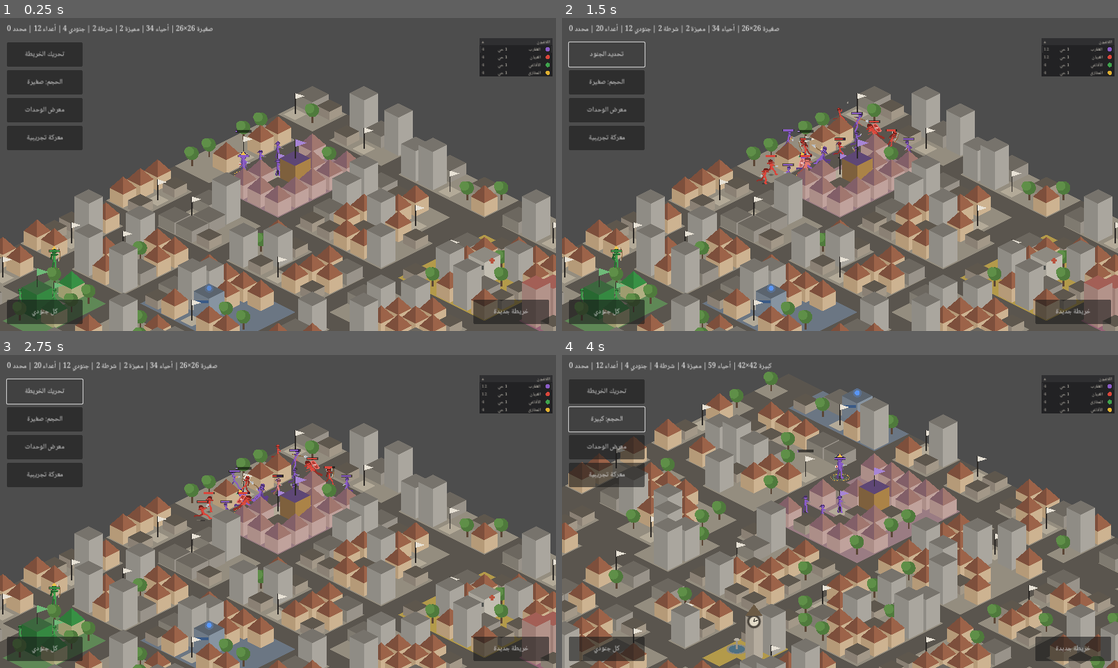
Above: before the commit, frames 1-4 (two rows, left to right).
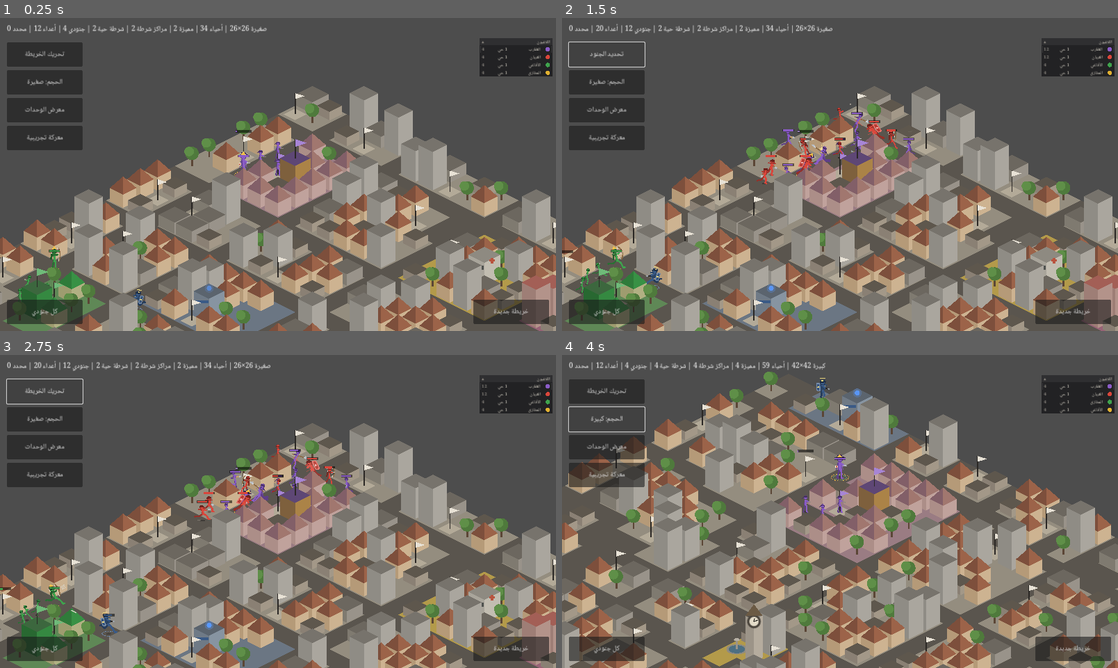
Above: after the commit, the same moments.

Repository: mohammed-5498/New-game-for-hymadi-
Game: Godot game, scene res://main.tscn
The game is run twice, just before and just after one commit, with the same random seed, the same clock (stepped at 60 frames per second) and the same inputs.
Inputs:
- Up to frame 1 (0.25 s): no input
- Up to frame 2 (1.5 s): click "معركة تجريبية" at 0.5 s; click "تحريك الخريطة" at 1.25 s
- Up to frame 3 (2.75 s): click "تحديد الجنود" at 2 s
- Up to frame 4 (4 s): click "الحجم: صغيرة" at 2.75 s; click "الحجم: متوسطة" at 3.5 s

The runs differ from the first frame. In frame 1, 0.4% of the frame differs, in the area x 3-51%, y 1-94%; in frame 2, 0.9%; in frame 3, 0.9%, in the area x 0-64%, y 1-91%; in frame 4, 0.4%.

Commit message:
المرحلة 7 (Godot): سلوك مراكز الشرطة كاملاً (3.8)
`scripts/police.gd` جديد:
- **الإنتاج:** شرطي كل 10 ثوانٍ بحد أقصى 6 لكل مركز، ويستأنف كلما نقص العدد،
  وضابط واحد يظهر مع بداية المباراة ولا يعود إلا بعد موته بـ 40 ثانية.
- **طرف محايد معادٍ للجميع:** رقم لاعبها −1 وفريقها −1، فتهاجم أي وحدة من أي لاعب،
  ولا يؤذي شرطي شرطياً، **ولا تستولي على أي حي ولا تجمّد تقدم الاستيلاء**.
- **بعد أول استيلاء:** تختفي شرطة المركز خلال 5 ثوانٍ، ولا يعود للإنتاج أبداً حتى لو
  عاد الحي محايداً. ومكافأة الدرع +10% لكل مركز بسقف +20%.

**تغييران في محرك القتال لخدمة القاعدتين الخاصتين بالشرطة:**
- **مرساة حد المطاردة:** الشرطة تقيس الـ 6 مربعات من **مركزها** لا من مكان الرصد،
  عبر حقل `anchor` ودالة `is_guard`. وحدات اللاعبين تقيس من مكانها كما في 5.2.
- **الرد على المعترض أثناء الرجوع:** الوحدة الحارسة الراجعة تضرب من يعترضها داخل مدى
  ضربتها مباشرة، ولا يُطبَّق عليها حد المطاردة في هذه الحالة وحدها.

أثناء العمل كشفت الفحوص ثلاثة أخطاء حقيقية أصلحتها:
1. حد المطاردة كان يُلغي رد الشرطي على معترضه لأنه يُفحص قبل حساب مدى الضربة.
2. تطبيق قاعدة "اضرب من يعترضك" على كل الوحدات كسر حد المطاردة العادي (5.2).
3. توحيد حساب نقطة بدء المطاردة كسر أمر الهجوم المتحرك لأنه صار يقرأ قيمة قديمة.

`tests/test_police.gd`: 8 مجموعات فحص تشمل العداء للجميع، والإنتاج وحدوده والاستئناف،
والضابط وعودته، ومنع الاستيلاء، وحد المطاردة من المركز، والرد على المعترض،
وتوقف الإنتاج للأبد بعد الاستيلاء، وسقف مكافأة الدرع. مربوطة بالـ workflow.

Co-Authored-By: Claude Opus 5 <noreply@anthropic.com>
Claude-Session: https://claude.ai/code/session_01Vf2K8n39mAz1nfMpU34ux9

Diff:
--- a/godot/scripts/combat.gd
+++ b/godot/scripts/combat.gd
@@ -47,6 +47,8 @@
 		"buff_dmg": 0.0, "buff_rate": 0.0, "buff_t": 0.0,
 		"invuln_t": 0.0, "slow": 0.0, "slow_t": 0.0,
 		"aura_dmg": 0.0, "volley": 0, "volley_t": 0.0, "volley_tgt": -1,
+		# الشرطة (3.8): مرساة حد المطاردة، والمركز التابع له، وحالة الرجوع
+		"anchor": Vector2.INF, "station": -1, "returning": false,
 	}
 	next_id += 1
 	units.append(u)
@@ -138,8 +140,18 @@
 		var found = _nearest_enemy(u, float(GC.stat(u["key"], "detect")))
 		if found != null:
 			u["target"] = int(found["id"])
-			u["chase_from"] = u["pos"]
+			u["chase_from"] = _fresh_origin(u)
+			u["returning"] = false
 			tgt = found
+
+	# أثناء رجوع الشرطة إلى مركزها لا تهاجم إلا من يعترضها مباشرة (3.8).
+	# هذه قاعدة خاصة بالشرطة وحدها: وحدات اللاعبين ترجع لمكانها بلا قتال (5.2).
+	if tgt == null and bool(u["returning"]) and is_guard(u):
+		var blocker = _nearest_enemy(u, float(GC.stat(u["key"], "range")))
+		if blocker != null:
+			u["target"] = int(blocker["id"])
+			u["chase_from"] = _fresh_origin(u)
+			tgt = blocker
 
 	# ثبات الهدف (5.2): لا تبدّل الهدف إلا إذا هاجمك عدو أقرب من هدفك الحالي
 	if tgt != null and int(u["cmd_target"]) < 0:
@@ -248,19 +260,22 @@
 	var key := String(u["key"])
 	var d := _dist(u, tgt)
 
-	# حد المطاردة (5.2) — لا يُطبَّق على أمر هجوم صريح من اللاعب
-	if int(u["cmd_target"]) < 0:
-		var detect: float = GC.stat(key, "detect")
-		if d > detect * GC.CHASE_DETECT_FACTOR or u["pos"].distance_to(u["chase_from"]) > GC.CHASE_MAX_TILES:
-			u["target"] = -1
-			u["state"] = "moving"
-			u["swing"] = 0.0
-			_path_to(u, u["chase_from"])
-			return
-
 	# الرامي يقاتل بالأيدي عند الاقتراب (5.3)
 	var melee_now: bool = bool(GC.stat(key, "ranged")) and d <= GC.MELEE_SWITCH_RANGE
 	var reach: float = GC.MELEE_SWITCH_RANGE if melee_now else float(GC.stat(key, "range"))
+
+	# حد المطاردة (5.2) — لا يُطبَّق على أمر هجوم صريح من اللاعب،
+	# ولا على وحدة راجعة يعترضها عدو داخل مدى ضربتها مباشرة (3.8)
+	var blocked_on_way: bool = bool(u["returning"]) and is_guard(u) and d <= reach
+	if int(u["cmd_target"]) < 0 and not blocked_on_way:
+		var detect: float = GC.stat(key, "detect")
+		if d > detect * GC.CHASE_DETECT_FACTOR or Vector2(u["pos"]).distance_to(Vector2(u["chase_from"])) > GC.CHASE_MAX_TILES:
+			u["target"] = -1
+			u["state"] = "moving"
+			u["returning"] = true
+			u["swing"] = 0.0
+			_path_to(u, Vector2(u["chase_from"]))
+			return
 	var rate: float = float(GC.stat(key, "melee_rate")) if melee_now else float(GC.stat(key, "rate"))
 	if rate <= 0.0:
 		rate = 1.0
@@ -442,6 +457,16 @@
 			left = 0.0
 	if path.is_empty() and (u["state"] == "moving" or u["state"] == "attackMove"):
 		u["state"] = "idle"
+		u["returning"] = false
+
+# وحدة حارسة لها مرساة ثابتة (الشرطة)، بخلاف وحدات اللاعبين
+func is_guard(u: Dictionary) -> bool:
+	return Vector2(u["anchor"]).x != INF
+
+# نقطة بدء المطاردة عند رصد هدف جديد:
+# الشرطة تقيس دائماً من مركزها، وبقية الوحدات من مكانها لحظة الرصد (5.2 و 3.8)
+func _fresh_origin(u: Dictionary) -> Vector2:
+	return Vector2(u["anchor"]) if is_guard(u) else Vector2(u["pos"])
 
 func _face(u: Dictionary, to: Vector2) -> void:
 	# الاتجاه على الشاشة: محور x المائل هو (i - j)
@@ -462,6 +487,7 @@
 		u["cmd_target"] = -1
 		u["swing"] = 0.0
 		u["state"] = "attackMove" if attack_move else "moving"
+		u["returning"] = false
 		u["chase_from"] = goal
 		_path_to(u, goal)
 
--- a/godot/scripts/districts.gd
+++ b/godot/scripts/districts.gd
@@ -69,8 +69,8 @@
 	# قوة كل لاعب داخل كل منطقة استيلاء
 	var power := {}    # dist_id -> {player -> power}
 	for u in units:
-		if u["state"] == "dead":
-			continue
+		if u["state"] == "dead" or int(u["player"]) < 0:
+			continue      # الشرطة لا تستولي على أي حي ولا تجمّد التقدم (3.8)
 		var p: Vector2 = u["pos"]
 		for c in caps:
 			if p.distance_to(Vector2(c["pos"])) > GC.CAPTURE_RADIUS:
--- a/godot/scripts/game.gd
+++ b/godot/scripts/game.gd
@@ -18,6 +18,7 @@
 var combat: Combat
 var districts_state := Districts.new()
 var spawner := Spawner.new()
+var police := Police.new()
 var gang_of := {}          # رقم اللاعب -> عصابته
 var team_of := {}          # رقم اللاعب -> فريقه (بلا تحالفات بعد: الفريق = اللاعب)
 var alerts: Array = []     # تنبيهات الحافة (12.3)
@@ -71,6 +72,7 @@
 func _process(delta: float) -> void:
 	combat.step(delta)
 	districts_state.step(delta, combat.units)
+	police.step(delta, districts)
 	_handle_district_events()
 	if match_over < 0:
 		for spawn in spawner.step(delta, player_count, districts_state, combat.units):
@@ -234,6 +236,8 @@
 	for p in homes.size():
 		districts_state.claim_home(int(homes[p]["id"]), p)
 	spawner.setup(player_count, gang_of, GC.UNIT_LIMIT_DEFAULT)
+	police.setup(districts, combat, self)
+	police.spawn_initial()
 	_refresh_clock_bonus()
 
 	# البداية: 3 أفراد عاديين + البطل عند ساحة علم الحي المنزلي (7)
@@ -401,8 +405,13 @@
 		var mcol: Color = Color(0.95, 0.5, 0.35, 1.0 - g) if marker.get("attack", false) else Color(0.95, 0.93, 0.89, 1.0 - g)
 		draw_arc(tile_to_world(marker["pos"]), 6.0 + g * 14.0, 0, TAU, 24, mcol, 1.2, true)
 
+func _owner_color(player: int) -> Color:
+	if player < 0:
+		return GC.POLICE_COLOR
+	return GC.PLAYER_COLORS[player % GC.PLAYER_COLORS.size()]
+
 func _draw_unit(u: Dictionary) -> void:
-	var col: Color = GC.PLAYER_COLORS[int(u["player"]) % GC.PLAYER_COLORS.size()]
+	var col: Color = _owner_color(int(u["player"]))
 	if float(u["flash"]) > 0.0:
 		# وميض أبيض خفيف عند الإصابة (5.2)
 		col = col.lerp(Color(1, 1, 1), 0.55 * float(u["flash"]) / GC.HIT_FLASH)
@@ -436,8 +445,7 @@
 	var x := p.x - w * 0.5
 	var y := p.y + GC.HP_BAR_Y
 	draw_rect(Rect2(x - 0.5, y - 0.5, w + 1.0, GC.HP_BAR_H + 1.0), Color(0, 0, 0, 0.55))
-	draw_rect(Rect2(x, y, w * frac, GC.HP_BAR_H),
-		GC.PLAYER_COLORS[int(u["player"]) % GC.PLAYER_COLORS.size()])
+	draw_rect(Rect2(x, y, w * frac, GC.HP_BAR_H), _owner_color(int(u["player"])))
 	_draw_charge(u, x, y, w)
 
 # شريط الشحن الذهبي تحت شريط الدم، ونجمة فوق الرأس عند الجاهزية (6.7)
@@ -803,20 +811,20 @@
 			sel += 1
 		if int(u["player"]) == me:
 			mine += 1
-		else:
+		elif int(u["player"]) >= 0:
 			foes += 1
 	var specials := 0
-	var police := 0
+	var police_places := 0
 	var homes := 0
 	var capturable := 0
 	for d in districts:
 		match String(d["type"]):
 			"special": specials += 1
-			"police": police += 1
+			"police": police_places += 1
 			"home": homes += 1
 		if Vector2i(d["cap"]).x >= 0:
 			capturable += 1
 	var label: String = String(GC.MAP_SIZES[size_key]["label"])
 	size_btn.text = "الحجم: %s" % label
-	info.text = "%s %d×%d | أحياء %d | مميزة %d | شرطة %d | جنودي %d | أعداء %d | محدد %d" % [
-		label, n, n, capturable, specials, police, mine, foes, sel]
+	info.text = "%s %d×%d | أحياء %d | مميزة %d | مراكز شرطة %d | شرطة حية %d | جنودي %d | أعداء %d | محدد %d" % [
+		label, n, n, capturable, specials, police_places, police.alive_count(), mine, foes, sel]
--- /dev/null
+++ b/godot/scripts/police.gd
@@ -0,0 +1,106 @@
+class_name Police
+extends RefCounted
+# سلوك مراكز الشرطة — القسم 3.8 من docs/GAME_SPEC.md
+# الشرطة طرف محايد معادٍ للجميع: رقم لاعبها -1 وفريقها -1، ولا تستولي على أي حي.
+
+const PLAYER := -1     # لا تنتمي لأي لاعب
+const TEAM := -1
+
+var stations: Array = []   # {district, pos, spawn_t, captain_t, captured, clear_t}
+var combat: Combat = null
+var map = null             # game.gd لسؤاله عن المربعات القابلة للمشي
+
+func setup(districts: Array, c: Combat, map_node) -> void:
+	combat = c
+	map = map_node
+	stations = []
+	for d in districts:
+		if String(d["type"]) != "police":
+			continue
+		var tile: Vector2i = d["center"] if Vector2i(d["center"]).x >= 0 else d["cap"]
+		if tile.x < 0:
+			continue
+		stations.append({
+			"district": int(d["id"]), "pos": Vector2(tile),
+			"spawn_t": GC.POLICE_SPAWN_EVERY, "captain_t": 0.0,
+			"captured": false, "clear_t": -1.0,
+		})
+
+# الضابط يظهر مع بداية المباراة (3.8)
+func spawn_initial() -> void:
+	for st in stations:
+		_spawn(st, "police_captain")
+
+func _free_spot(st: Dictionary) -> Vector2:
+	var base := Vector2i(st["pos"])
+	if map != null:
+		var spots: Array = map._free_near(base, 3)
+		if not spots.is_empty():
+			var s: Vector2i = spots[randi() % spots.size()]
+			return Vector2(s)
+	return Vector2(base)
+
+func _spawn(st: Dictionary, key: String) -> Dictionary:
+	var u := combat.spawn(key, PLAYER, TEAM, _free_spot(st))
+	u["station"] = int(st["district"])
+	u["anchor"] = Vector2(st["pos"])    # حد المطاردة يُقاس من المركز لا من مكان الرصد
+	return u
+
+func count_of(st: Dictionary, key: String) -> int:
+	var c := 0
+	for u in combat.units:
+		if u["state"] == "dead" or int(u.get("station", -1)) != int(st["district"]):
+			continue
+		if String(u["key"]) == key:
+			c += 1
+	return c
+
+func step(delta: float, districts: Array) -> void:
+	for st in stations:
+		var d: Dictionary = districts[int(st["district"])]
+		# أول استيلاء يوقف الإنتاج إلى الأبد (3.8)
+		if int(d.get("owner", -1)) >= 0 and not bool(st["captured"]):
+			st["captured"] = true
+			st["clear_t"] = GC.POLICE_CLEAR_AFTER_CAPTURE
+
+		if float(st["clear_t"]) >= 0.0:
+			st["clear_t"] = float(st["clear_t"]) - delta
+			if float(st["clear_t"]) <= 0.0:
+				st["clear_t"] = -1.0
+				_clear(st)      # تختفي الشرطة الأحياء التابعة له خلال 5 ثوانٍ
+			continue
+
+		if bool(st["captured"]):
+			continue
+
+		# شرطي كل 10 ثوانٍ بحد أقصى 6، ويستأنف كلما نقص العدد
+		if count_of(st, "police_common") < GC.POLICE_MAX_ALIVE:
+			st["spawn_t"] = float(st["spawn_t"]) - delta
+			if float(st["spawn_t"]) <= 0.0:
+				st["spawn_t"] = GC.POLICE_SPAWN_EVERY
+				_spawn(st, "police_common")
+		else:
+			st["spawn_t"] = GC.POLICE_SPAWN_EVERY
+
+		# ضابط واحد، ولا يتكرر إلا بعد موته بـ 40 ثانية
+		if count_of(st, "police_captain") == 0:
+			st["captain_t"] = float(st["captain_t"]) - delta
+			if float(st["captain_t"]) <= 0.0:
+				st["captain_t"] = GC.POLICE_CAPTAIN_RESPAWN
+				_spawn(st, "police_captain")
+		else:
+			st["captain_t"] = GC.POLICE_CAPTAIN_RESPAWN
+
+func _clear(st: Dictionary) -> void:
+	for u in combat.units:
+		if u["state"] == "dead" or int(u.get("station", -1)) != int(st["district"]):
+			continue
+		u["hp"] = 0.0
+		combat._kill(u)
+
+func alive_count() -> int:
+	var c := 0
+	for u in combat.units:
+		if u["state"] != "dead" and int(u["player"]) == PLAYER:
+			c += 1
+	return c
--- /dev/null
+++ b/godot/tests/test_police.gd
@@ -0,0 +1,213 @@
+extends SceneTree
+# فحص سلوك مراكز الشرطة — القسم 3.8
+#   godot --headless --path godot --script tests/test_police.gd
+
+var failures := 0
+
+class FlatMap:
+	extends RefCounted
+	func find_path(_from: Vector2, to: Vector2) -> Array:
+		return [to]
+	func _free_near(start: Vector2i, _n: int) -> Array:
+		return [start]
+
+func check(cond: bool, msg: String) -> void:
+	if not cond:
+		printerr("فشل: " + msg)
+		failures += 1
+
+func make_districts(count: int) -> Array:
+	var out := []
+	for i in count:
+		out.append({
+			"id": i, "tiles": [], "size": 9, "cx": float(i) * 30.0, "cy": 0.0,
+			"flavor": "neutral", "type": "plain", "gang": "", "special": "",
+			"cap": Vector2i(int(i) * 30, 0), "center": Vector2i(int(i) * 30, 0),
+		})
+	return out
+
+func run(c: Combat, p: Police, dl: Array, seconds: float, dt: float = 0.1) -> void:
+	for i in int(seconds / dt):
+		c.step(dt)
+		p.step(dt, dl)
+
+func _initialize() -> void:
+	_t_hostile_to_everyone()
+	_t_production()
+	_t_captain()
+	_t_no_capture()
+	_t_chase_limit_from_station()
+	_t_returning_only_hits_blockers()
+	_t_capture_stops_production_forever()
+	_t_armor_bonus_caps()
+	if failures == 0:
+		print("نجح فحص الشرطة: لا أخطاء.")
+	else:
+		printerr("فشل فحص الشرطة: %d خطأ." % failures)
+	quit(0 if failures == 0 else 1)
+
+# تهاجم أي لاعب ولا تفرّق، والشرطيان صديقان لبعضهما
+func _t_hostile_to_everyone() -> void:
+	var c := Combat.new(FlatMap.new())
+	var p1 := c.spawn("police_common", -1, -1, Vector2(0, 0))
+	var p2 := c.spawn("police_common", -1, -1, Vector2(0.4, 0))
+	var a := c.spawn("crow_common", 0, 0, Vector2(0.6, 0))
+	var b := c.spawn("hammer_common", 1, 1, Vector2(0.8, 0))
+	check(not c._hostile(p1, p2), "شرطيان اعتُبرا عدوين")
+	check(c._hostile(p1, a) and c._hostile(p1, b), "الشرطة لا تعادي كل اللاعبين")
+	check(c._hostile(a, p1), "اللاعب لا يعادي الشرطة")
+	run(c, Police.new(), [], 6.0)
+	check(float(a["hp"]) < float(a["max_hp"]) or float(b["hp"]) < float(b["max_hp"]),
+		"الشرطة لم تهاجم أحداً")
+	# شرطي لا يؤذي شرطياً حتى لو وُجِّه الضرر مباشرة
+	var hp_before := float(p2["hp"])
+	c.damage(p2, 50.0, p1, false)
+	check(absf(float(p2["hp"]) - hp_before) < 0.01, "شرطي أوقع ضرراً على شرطي")
+
+# شرطي كل 10 ثوانٍ بحد أقصى 6
+func _t_production() -> void:
+	var c := Combat.new(FlatMap.new())
+	var dl := make_districts(1)
+	dl[0]["type"] = "police"
+	var d := Districts.new()
+	d.setup(dl, 1, {0: 0})
+	var p := Police.new()
+	p.setup(dl, c, FlatMap.new())
+	check(p.stations.size() == 1, "لم يُكتشف مركز الشرطة")
+	run(c, p, dl, 9.0)
+	check(p.count_of(p.stations[0], "police_common") == 0, "ظهر شرطي قبل 10 ثوانٍ")
+	run(c, p, dl, 2.0)
+	check(p.count_of(p.stations[0], "police_common") == 1, "لم يظهر شرطي بعد 10 ثوانٍ")
+	run(c, p, dl, 120.0)
+	check(p.count_of(p.stations[0], "police_common") == GC.POLICE_MAX_ALIVE,
+		"تجاوز عدد الشرطة الحد الأقصى 6 أو لم يبلغه")
+	# يستأنف الإنتاج كلما نقص العدد
+	for u in c.units:
+		if String(u["key"]) == "police_common":
+			c._kill(u)
+			break
+	run(c, p, dl, 12.0)
+	check(p.count_of(p.stations[0], "police_common") == GC.POLICE_MAX_ALIVE,
+		"لم يستأنف الإنتاج بعد نقص العدد")
+
+# ضابط واحد يظهر مع البداية ولا يتكرر إلا بعد موته بـ 40 ثانية
+func _t_captain() -> void:
+	var c := Combat.new(FlatMap.new())
+	var dl := make_districts(1)
+	dl[0]["type"] = "police"
+	var p := Police.new()
+	p.setup(dl, c, FlatMap.new())
+	p.spawn_initial()
+	check(p.count_of(p.stations[0], "police_captain") == 1, "لم يظهر الضابط مع بداية المباراة")
+	run(c, p, dl, 60.0)
+	check(p.count_of(p.stations[0], "police_captain") == 1, "ظهر ضابط ثانٍ والأول حي")
+	for u in c.units:
+		if String(u["key"]) == "police_captain":
+			c._kill(u)
+			break
+	run(c, p, dl, 38.0)
+	check(p.count_of(p.stations[0], "police_captain") == 0, "عاد الضابط قبل 40 ثانية")
+	run(c, p, dl, 4.0)
+	check(p.count_of(p.stations[0], "police_captain") == 1, "لم يعد الضابط بعد 40 ثانية")
+
+# الشرطة لا تستولي على أي حي ولا تجمّد التقدم
+func _t_no_capture() -> void:
+	var c := Combat.new(FlatMap.new())
+	var dl := make_districts(1)
+	var d := Districts.new()
+	d.setup(dl, 1, {0: 0})
+	var cop := c.spawn("police_common", -1, -1, Vector2(0, 0))
+	cop["state"] = "moving"
+	for i in 200:
+		c.step(0.1)
+		d.step(0.1, c.units)
+	check(int(dl[0]["owner"]) < 0, "الشرطة استولت على حي")
+	check(float(dl[0]["value"]) <= 0.01, "الشرطة راكمت تقدم استيلاء")
+	check(not bool(dl[0]["frozen"]), "وجود الشرطة جمّد تقدم الاستيلاء")
+
+# تطارد حتى 6 مربعات من مركزها ثم ترجع
+func _t_chase_limit_from_station() -> void:
+	var c := Combat.new(FlatMap.new())
+	var dl := make_districts(1)
+	dl[0]["type"] = "police"
+	var p := Police.new()
+	p.setup(dl, c, FlatMap.new())
+	var cop := p._spawn(p.stations[0], "police_common")
+	var bait := c.spawn("crow_common", 0, 0, Vector2(3, 0))
+	bait["state"] = "moving"
+	cop["scan_t"] = 0.0
+	run(c, p, dl, 0.5)
+	check(int(cop["target"]) == int(bait["id"]), "الشرطي لم يرصد من دخل مداه")
+	# الطُعم يهرب بعيداً: يجب أن يتوقف الشرطي ويرجع للمركز
+	bait["pos"] = Vector2(30, 0)
+	cop["pos"] = Vector2(8, 0)
+	run(c, p, dl, 1.0)
+	check(int(cop["target"]) < 0, "الشرطي تجاوز حد المطاردة 6 مربعات من مركزه")
+	check(bool(cop["returning"]), "الشرطي لم يدخل حالة الرجوع")
+
+# أثناء الرجوع لا تهاجم إلا من يعترضها مباشرة
+func _t_returning_only_hits_blockers() -> void:
+	var c := Combat.new(FlatMap.new())
+	var dl := make_districts(1)
+	dl[0]["type"] = "police"
+	var p := Police.new()
+	p.setup(dl, c, FlatMap.new())
+	var cop := p._spawn(p.stations[0], "police_common")
+	cop["pos"] = Vector2(8, 0)
+	cop["returning"] = true
+	cop["state"] = "moving"
+	cop["path"] = [Vector2(0, 0)]
+	# عدو في مدى الرصد لكن ليس معترضاً: يُتجاهل
+	var far := c.spawn("crow_common", 0, 0, Vector2(11, 0))
+	far["state"] = "moving"
+	cop["scan_t"] = 0.0
+	c.step(0.05)
+	check(int(cop["target"]) < 0, "الشرطي الراجع هاجم عدواً بعيداً غير معترض")
+	# عدو ملاصق يعترض الطريق: يُهاجَم
+	var blocker := c.spawn("crow_common", 0, 0, Vector2(8.5, 0))
+	blocker["state"] = "moving"
+	cop["scan_t"] = 0.0
+	c.step(0.05)
+	check(int(cop["target"]) == int(blocker["id"]), "الشرطي الراجع لم يرد على من اعترضه")
+
+# الاستيلاء يوقف الإنتاج إلى الأبد، وتختفي الشرطة خلال 5 ثوانٍ
+func _t_capture_stops_production_forever() -> void:
+	var c := Combat.new(FlatMap.new())
+	var dl := make_districts(1)
+	dl[0]["type"] = "police"
+	dl[0]["owner"] = -1
+	var p := Police.new()
+	p.setup(dl, c, FlatMap.new())
+	p.spawn_initial()
+	run(c, p, dl, 25.0)
+	var before := p.alive_count()
+	check(before > 1, "لم تُنتج الشرطة قبل الاستيلاء")
+
+	dl[0]["owner"] = 0          # استولى عليه لاعب
+	run(c, p, dl, 4.0)
+	check(p.alive_count() == before, "اختفت الشرطة قبل مرور 5 ثوانٍ")
+	run(c, p, dl, 2.0)
+	check(p.alive_count() == 0, "لم تختفِ الشرطة بعد 5 ثوانٍ من الاستيلاء")
+
+	run(c, p, dl, 120.0)
+	check(p.alive_count() == 0, "عاد المركز للإنتاج بعد الاستيلاء")
+	dl[0]["owner"] = -1         # حتى لو عاد محايداً لا يُنتج أبداً
+	run(c, p, dl, 120.0)
+	check(p.alive_count() == 0, "أنتج المركز بعد أن عاد محايداً، والقاعدة أنه لا يعود أبداً")
+
+# مكافأة الدرع تتجمع بحد أقصى +20% (3.8)
+func _t_armor_bonus_caps() -> void:
+	check(absf(minf(GC.POLICE_ARMOR_BONUS_MAX, 1.0 * GC.POLICE_ARMOR_BONUS) - 0.10) < 0.001,
+		"مركز واحد لا يعطي +10% درع")
+	check(absf(minf(GC.POLICE_ARMOR_BONUS_MAX, 2.0 * GC.POLICE_ARMOR_BONUS) - 0.20) < 0.001,
+		"مركزان لا يعطيان +20% درع")
+	check(absf(minf(GC.POLICE_ARMOR_BONUS_MAX, 4.0 * GC.POLICE_ARMOR_BONUS) - 0.20) < 0.001,
+		"أربعة مراكز تجاوزت سقف +20%")
+
+	var c := Combat.new(FlatMap.new())
+	var u := c.spawn("scorp_common", 0, 0, Vector2(0, 0))
+	var src := c.spawn("crow_common", 1, 1, Vector2(9, 9))
+	c.player_armor_bonus[0] = 0.20
+	c.damage(u, 100.0, src, false)
+	check(absf(float(u["hp"]) - (float(u["max_hp"]) - 80.0)) < 0.01,
+		"درع مركز الشرطة لم يخفّض الضرر 20%")
Not shown, changed: CLAUDE.md
Not shown, changed: godot/README_GODOT.md
